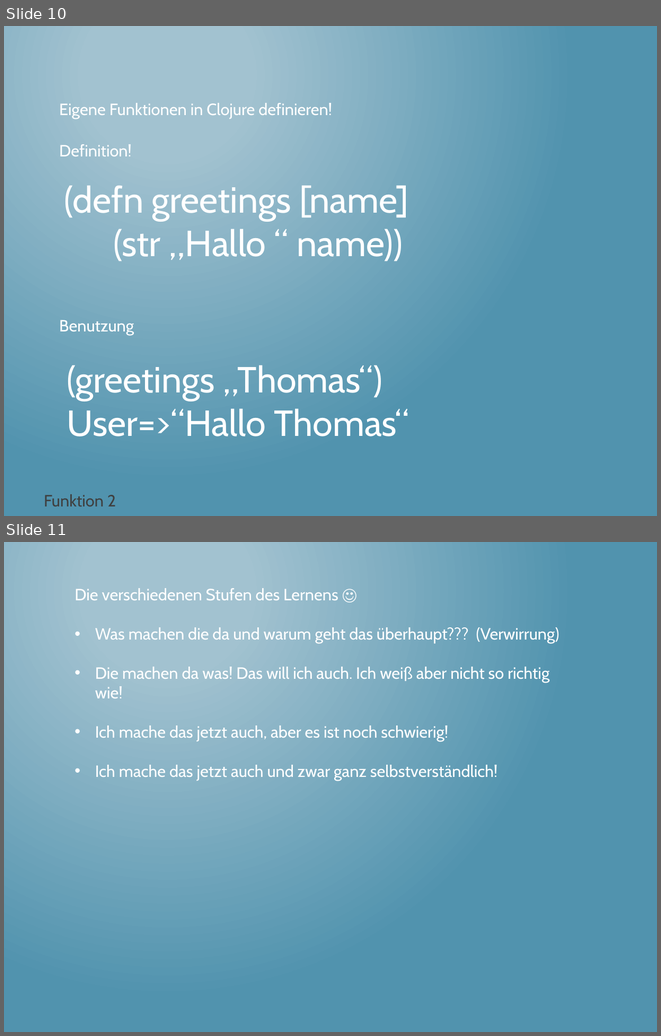
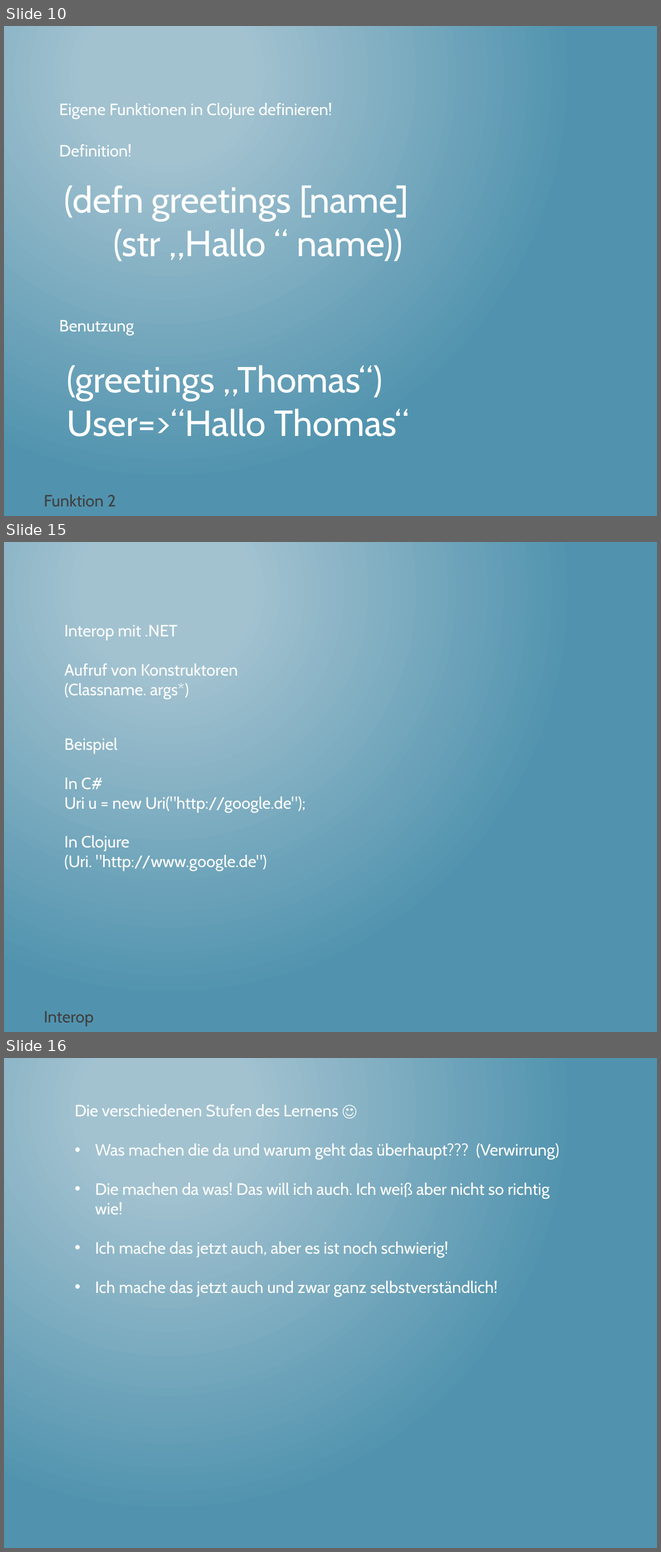
Before and after one commit to thomasschulte/ClojureUsergroupDemo, a slide deck: Clojure Vortrag .NET User Group.pptx. Shown one above the other, each under a label of ours: slides 10 and 11 before the commit, slides 10, 15 and 16 after it; the slides between them are not shown. The pictures are 661x1036 and 661x1552 pixels, drawn with LibreOffice and Linux fonts; fonts in the diff are those of the drawing. Boxes give left, top, right and bottom in pixels: in the first picture for what was removed or moved away, otherwise in the second. Text is boxed around its words. In the diff, an @@ line names an element or a change of style, - is before the commit and + after.

Commit message:
Clojure Source Files

```diff
--- a/Clojure Vortrag .NET User Group.pptx
+++ b/Clojure Vortrag .NET User Group.pptx
@@ slide 15 added at <box>4,542,657,1032</box>, background gradient #A3C3D1 to #5194AF @@
@@ text added at <box>64,625,238,699</box>, 18 pt, text #FFFFFF @@
+Interop mit .NET
+Aufruf von Konstruktoren
+(Classname. args*)
@@ text added at <box>64,738,306,871</box>, 18 pt, text #FFFFFF @@
+Beispiel
+In C#
+Uri u = new Uri("http://google.de");
+In Clojure
+(Uri. "http://www.google.de")
@@ text added at <box>44,1011,94,1026</box>, 18 pt, text #3F3F3F @@
+Interop
@@ what was slide 11 is now slide 16 @@
```
Also in this commit, not shown: 4 other slides added, 5 slides removed, 4 other files.
